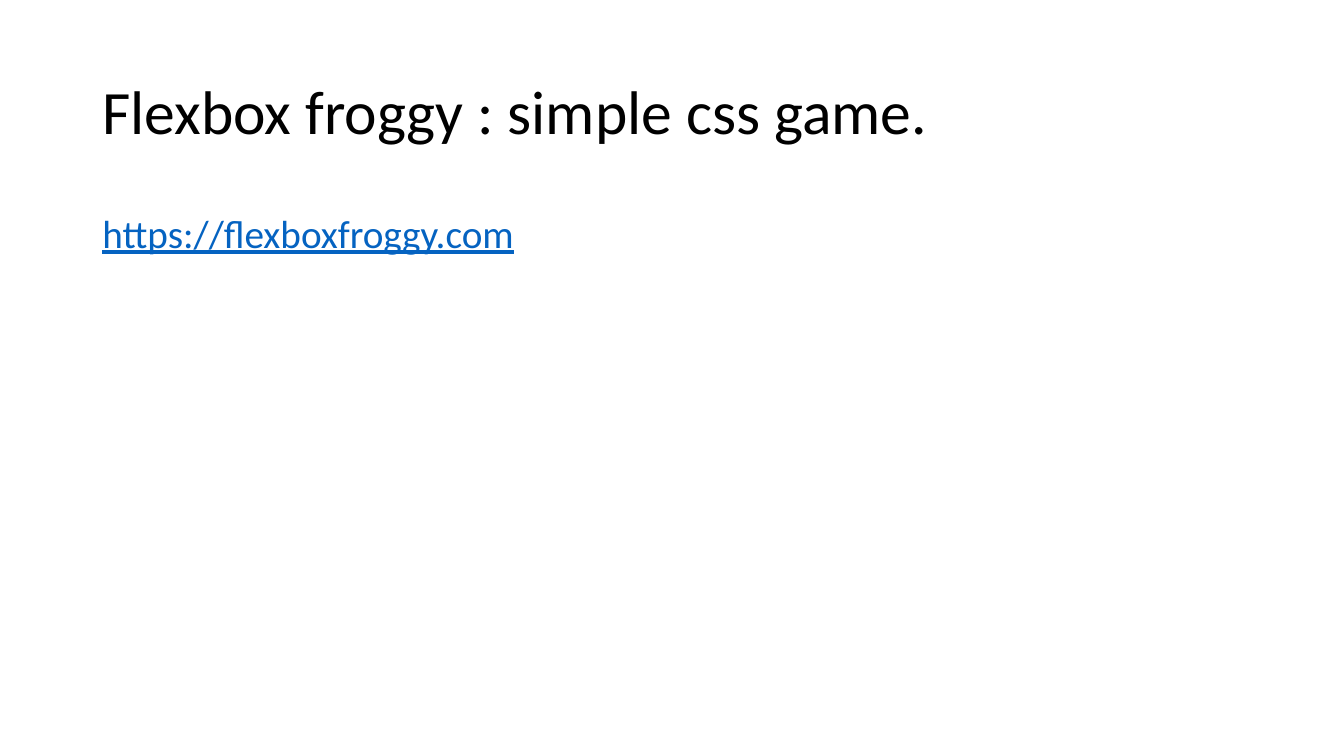
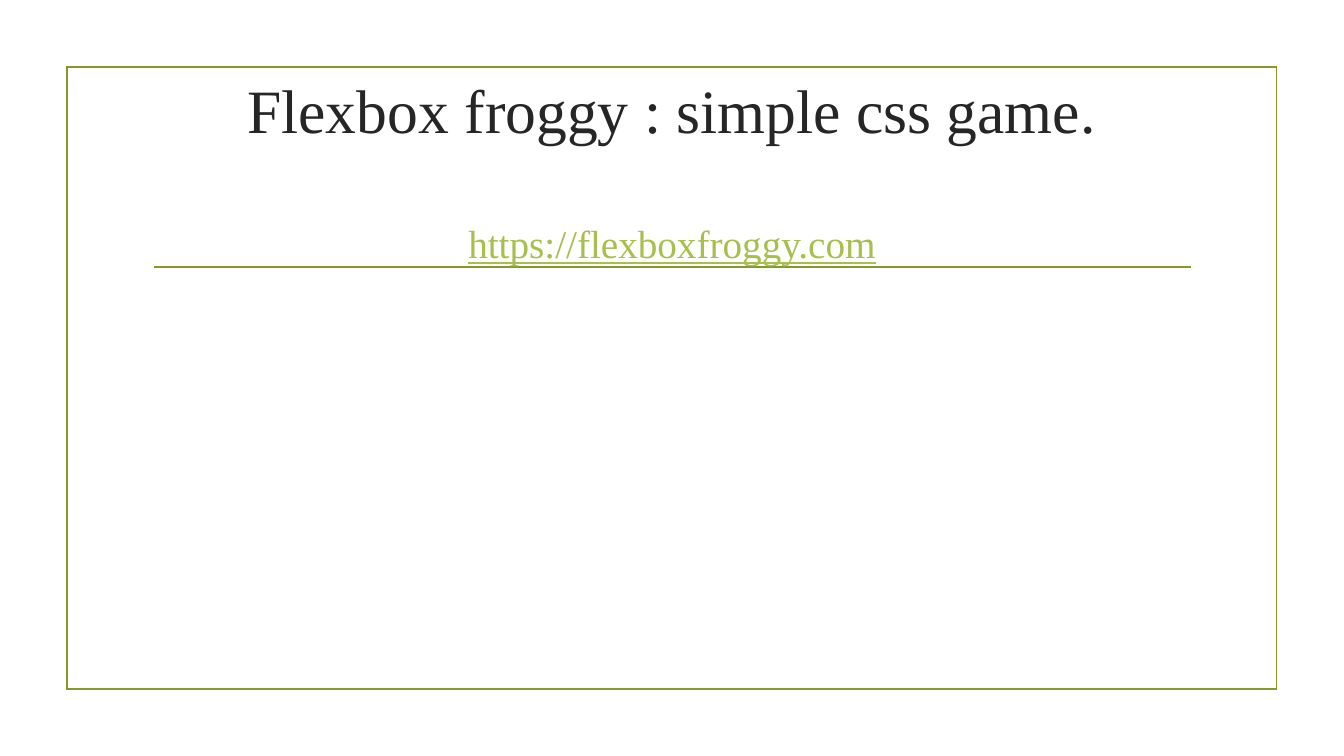
Before and after one commit to saikirandd/cssworkshop, a slide deck: slide 21 of Cascading Style Sheets- CSS.pptx. Drawn at 1344x756 pixels with LibreOffice and Linux fonts; fonts in the diff are those of the drawing; background and template pictures are left out. Boxes give left, top, right and bottom in pixels: in the first picture for what was removed or moved away, otherwise in the second. Text is boxed around its words. In the diff, an @@ line names an element or a change of style, - is before the commit and + after.

```diff
--- a/Cascading Style Sheets- CSS.pptx
+++ b/Cascading Style Sheets- CSS.pptx
@@ title "Flexbox froggy : simple css ..." at [247, 89, 1096, 266]: font Calibri to Times New Roman; text colour #000000 to #262626 in "Flexbox froggy : simple css game."; text colour #0563C1 to #A8BF4D in "https://flexboxfroggy.com"; alignment left to centre; line spacing 0.9 to 1 @@
@@ rectangle added at [67, 68, 1276, 690], outline #83992A 1.25 pt @@
@@ line added from (154, 267) to (1191, 267), #83992A 1.25 pt @@
```
Also in this commit, not shown: 20 other slides changed, 2 slides added.
